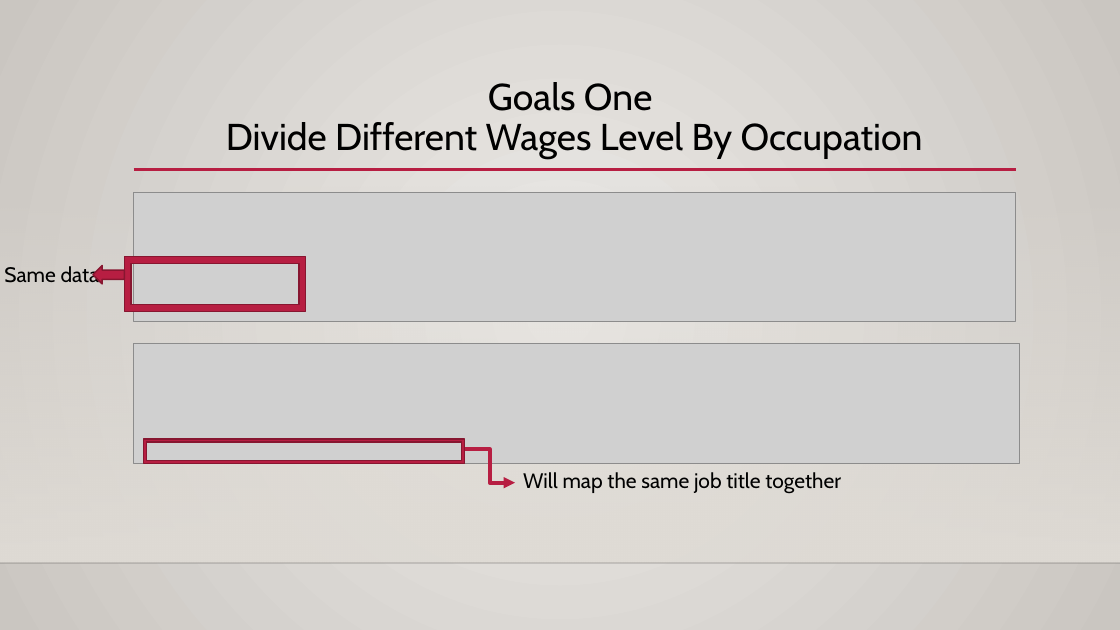
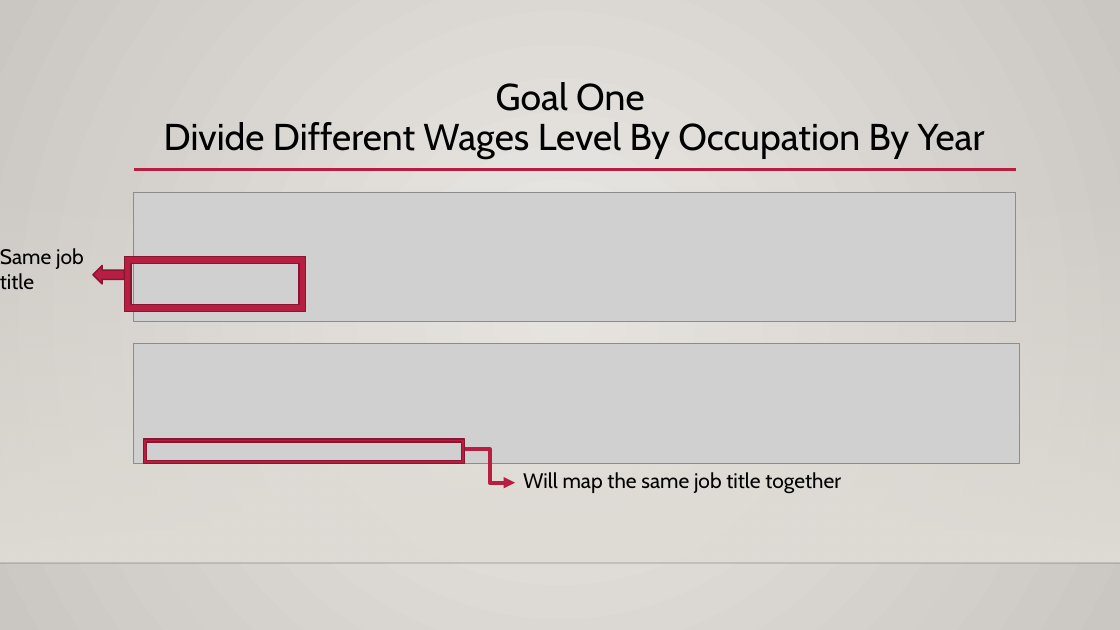
Before and after one commit to menghaohsu/Salary-analysis-using-scala, a slide deck: slide 3 of Final-presentation.pptx. Drawn at 1120x630 pixels with LibreOffice and Linux fonts; fonts in the diff are those of the drawing; grey boxes stand for pictures; background and template pictures are left out. Boxes give left, top, right and bottom in pixels: in the first picture for what was removed or moved away, otherwise in the second. Text is boxed around its words. In the diff, an @@ line names an element or a change of style, - is before the commit and + after.

```diff
--- a/Final-presentation.pptx
+++ b/Final-presentation.pptx
@@ title at box(164, 82, 985, 159): text changed @@
-Goals One
-Divide Different Wages Level By Occupation
+Goal One
+Divide Different Wages Level By Occupation By Year
@@ text at box(0, 248, 84, 290): text changed @@
-Same data
+Same job title
```
Also in this commit, not shown: 2 other slides changed, 1 other file.
